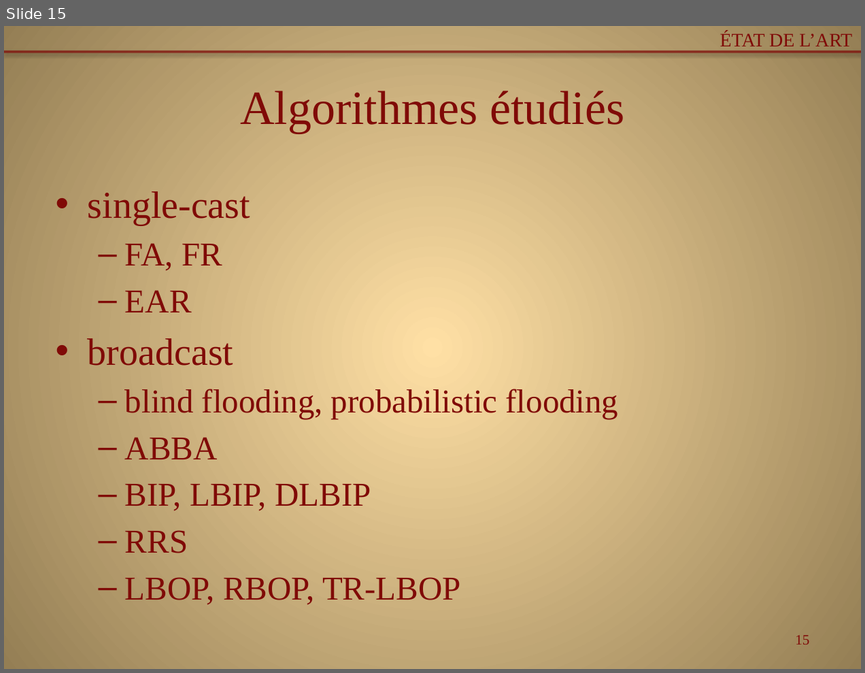
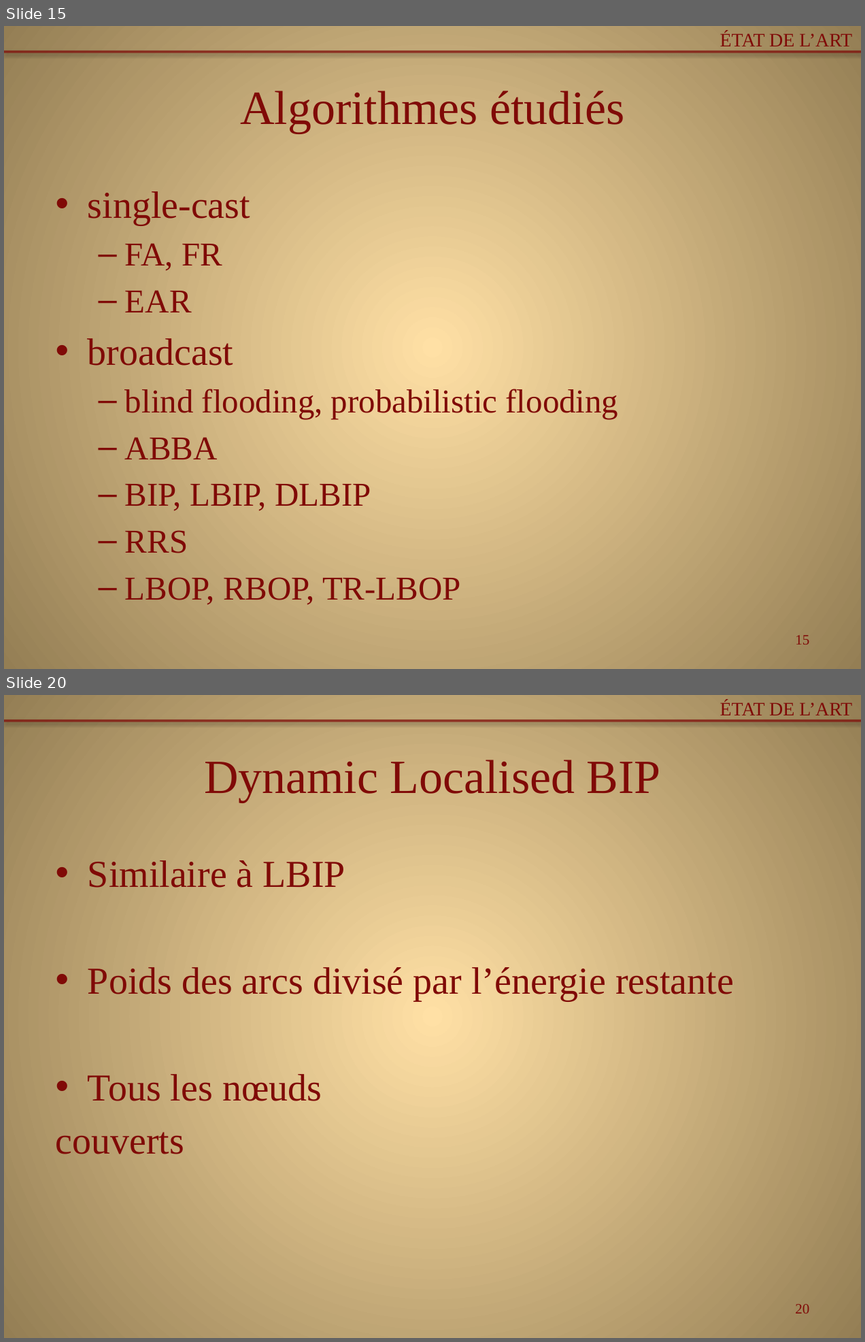
Before and after one commit to Patre/Energy-saving-in-sensors--networks, a slide deck: Redaction/pres.pptx. Shown one above the other, each under a label of ours: slide 15 before the commit, slides 15 and 20 after it; the slides between them are not shown. The pictures are 865x673 and 865x1342 pixels, drawn with LibreOffice and Linux fonts; fonts in the diff are those of the drawing. Boxes give left, top, right and bottom in pixels: in the first picture for what was removed or moved away, otherwise in the second. Text is boxed around its words. In the diff, an @@ line names an element or a change of style, - is before the commit and + after.

```diff
--- a/Redaction/pres.pptx
+++ b/Redaction/pres.pptx
@@ slide 20 added at [4,695,861,1338], background gradient #FFDFA6 to #957E54; not listed: 1 template element that a slide beside it also shows @@
@@ text added at [720,700,852,715], 16 pt, text #800A07 @@
+ÉTAT DE L’ART
@@ title added at [204,760,661,802], 40 pt, text #800A07 @@
+Dynamic Localised BIP
@@ text added at [56,860,734,1154], 32 pt, text #800A07 @@
+• Similaire à LBIP
+• Poids des arcs divisé par l’énergie restante
+• Tous les nœuds
+couverts
@@ page number added at [795,1304,809,1313], 12 pt, text #800A07 @@
+20
```
Also in this commit, not shown: 3 slides changed, 11 other slides added, 1 other file.
